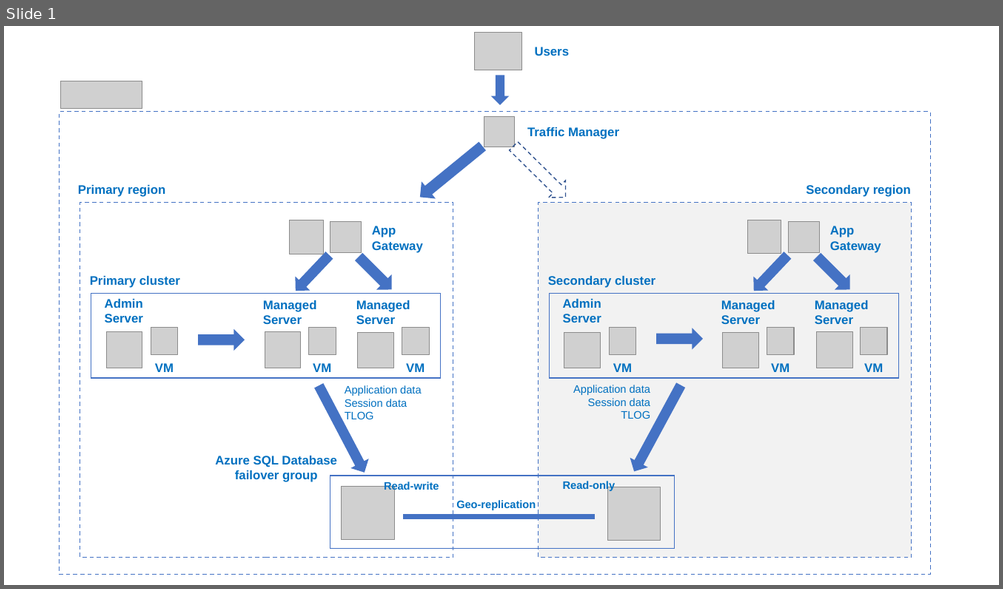
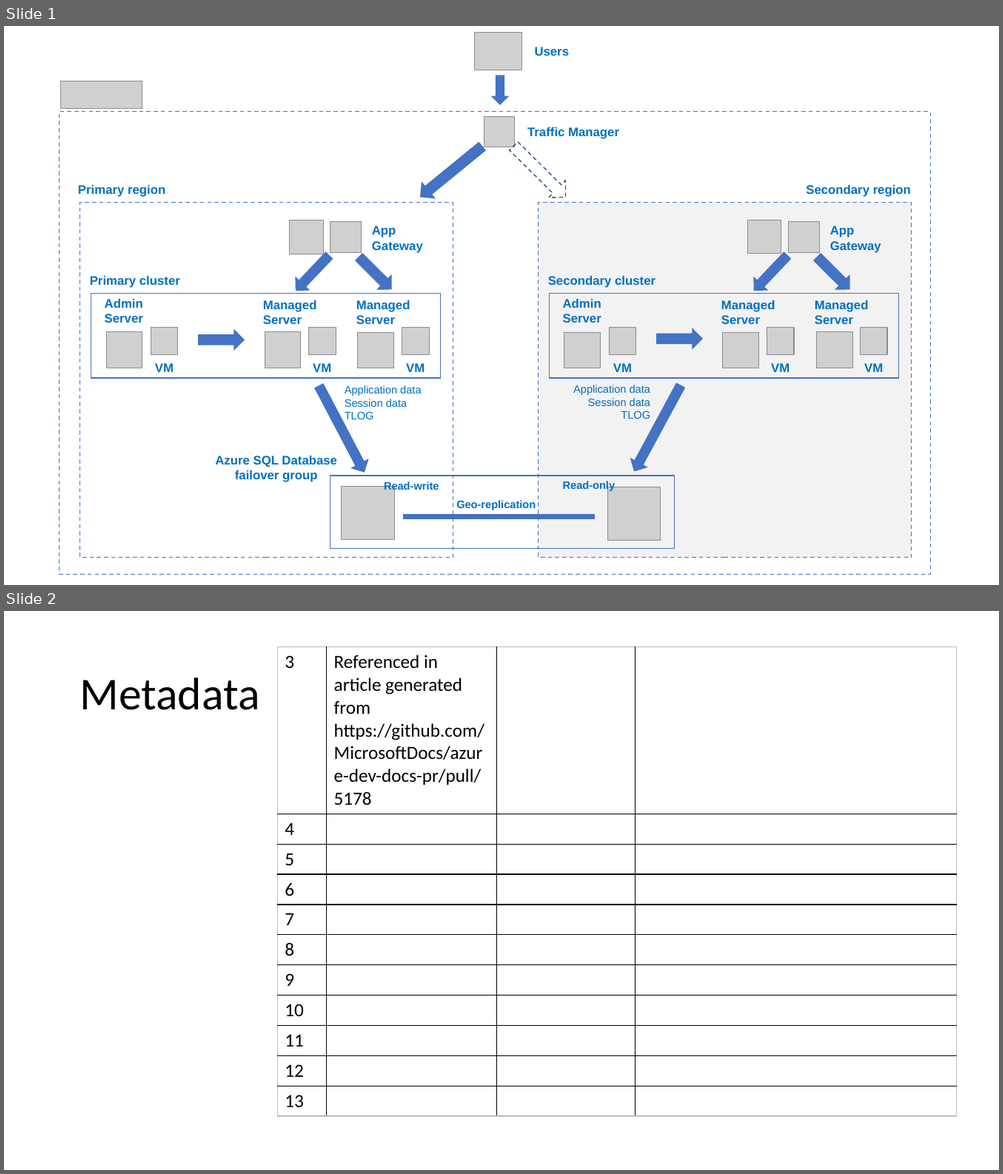
Before and after one commit to Azure-Samples/azure-cafe, a slide deck: diagrams/weblogic-on-vms-ha-dr-solution-architecture.pptx. Shown one above the other, each under a label of ours: slide 1 before the commit, slides 1 and 2 after it. The pictures are 1003x589 and 1003x1174 pixels, drawn with LibreOffice and Linux fonts; fonts in the diff are those of the drawing; grey boxes stand for pictures. Boxes give left, top, right and bottom in pixels: in the first picture for what was removed or moved away, otherwise in the second. Text is boxed around its words. In the diff, an @@ line names an element or a change of style, - is before the commit and + after.

Commit message:
On branch main Add metadata slide linking back to article PR. modified:   diagrams/weblogic-on-vms-ha-dr-solution-architecture.pptx

```diff
--- a/diagrams/weblogic-on-vms-ha-dr-solution-architecture.pptx
+++ b/diagrams/weblogic-on-vms-ha-dr-solution-architecture.pptx
@@ slide 2 added at [4,611,999,1170], background #FFFFFF @@
@@ table added at [277,647,956,1115], 11 rows, 4 columns @@
+3 | Referenced in article generated from https://github.com/MicrosoftDocs/azure-dev-docs-pr/pull/5178 |  | 
+4 |  |  | 
+5 |  |  | 
+6 |  |  | 
+7 |  |  | 
+8 |  |  | 
+9 |  |  | 
+10 |  |  | 
+11 |  |  | 
+12 |  |  | 
+13 |  |  | 
@@ title added at [79,678,259,710], 44 pt, text #000000 @@
+Metadata
```
